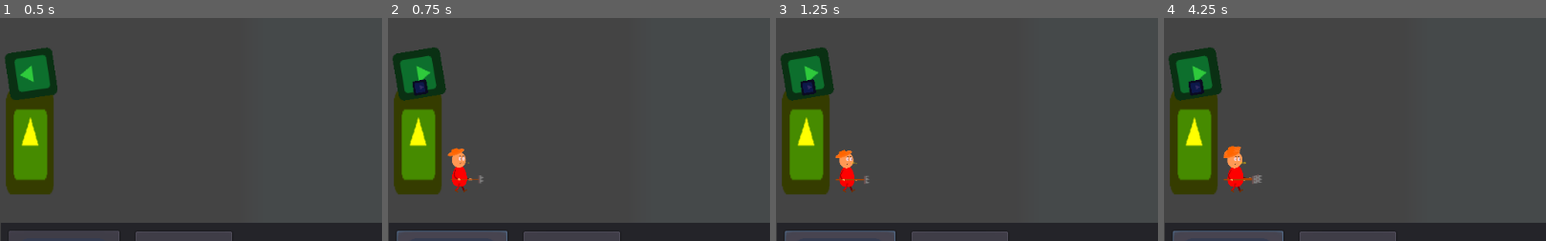
Above: before the commit, frames 1-4 (left to right).
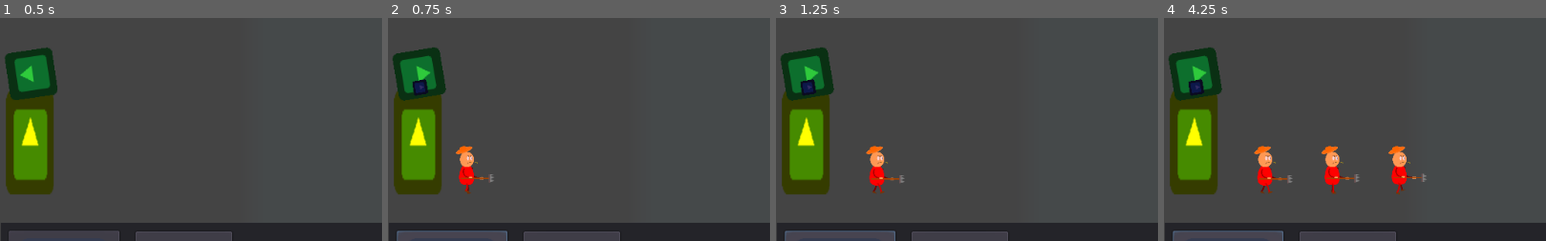
Above: after the commit, the same moments.

Repository: Jon1r/Tower
Game: Godot game, scene res://Map01.tscn
Same seed, same stepped clock (60 frames per second), same inputs: the game is played once before the commit and once after it. The project has no main scene, so this scene is started directly. The engine's default icon, where the game draws it, is replaced by a stand-in: a white triangle on a blue panel in a dark square.
Inputs (mouse positions are % of the whole screen's width and height, from its top left):
- Up to frame 1 (0.5 s): no input
- Up to frame 2 (0.75 s): click (8, 90) at 0.5 s
- Up to frame 3 (1.25 s): no input
- Up to frame 4 (4.25 s): click (24, 90) at 1.25 s; click (8, 90) at 2 s; click (24, 90) at 2.75 s; click (8, 90) at 3.5 s
The pictures show only the part of the screen within x 0-50%, y 34-84%; the shares and areas given below are measured in that part.

Frame 1 is identical in both runs. In frame 2, 1.0% of the frame differs, in the area x 15-28%, y 57-80%; in frame 3, 1.4%; in frame 4, 3.0%, in the area x 15-69%, y 57-80%.

Commit message:
Вражеские юниты тоже появляются через light_warrior

Diff:
--- a/BasicEnemy.gd
+++ b/BasicEnemy.gd
@@ -1,6 +1,6 @@
 extends KinematicBody2D
 
-var vel = Vector2(2, 0)
+var vel = Vector2(-1, 0)
 # Declare member variables here. Examples:
 # var a = 2
 # var b = "text"
@@ -13,11 +13,11 @@
 func _ready():
 	pass # Replace with function body.
 
-func get_collision_layer():
-	return $DetectRadius.collision_layer
+#func get_collision_layer():
+	return $DetectRadius.get_collision_layer_bit(2)
 
-func get_collision_mask():
-	return $DetectRadius.collision_mask
+#func get_collision_mask():
+	return $DetectRadius.get_collision_mask_bit(1)
 
 func play(action):
 	pass
--- a/LightWarrior.tscn
+++ b/LightWarrior.tscn
@@ -5,8 +5,8 @@
 
 [node name="LightWarrior" instance=ExtResource( 1 )]
 scale = Vector2( 0.2, 0.2 )
-collision_layer = 2
-collision_mask = 12
+collision_layer = 2147483648
+collision_mask = 0
 script = ExtResource( 3 )
 time_speed = 1.0
 dmg = 1
@@ -16,8 +16,8 @@
 position = Vector2( 0, 60 )
 
 [node name="DetectRadius" parent="." index="2"]
-collision_layer = 2
-collision_mask = 2147483660
+collision_layer = 0
+collision_mask = 2147483648
 
 [node name="CollisionShape2D" parent="DetectRadius" index="0"]
 position = Vector2( 0, 60 )
--- a/Peasant.tscn
+++ b/Peasant.tscn
@@ -531,6 +531,8 @@
 shape = SubResource( 4 )
 
 [node name="DetectRadius" type="Area2D" parent="."]
+collision_layer = 2
+collision_mask = 12
 
 [node name="CollisionShape2D" type="CollisionShape2D" parent="DetectRadius"]
 position = Vector2( 0, 60 )
